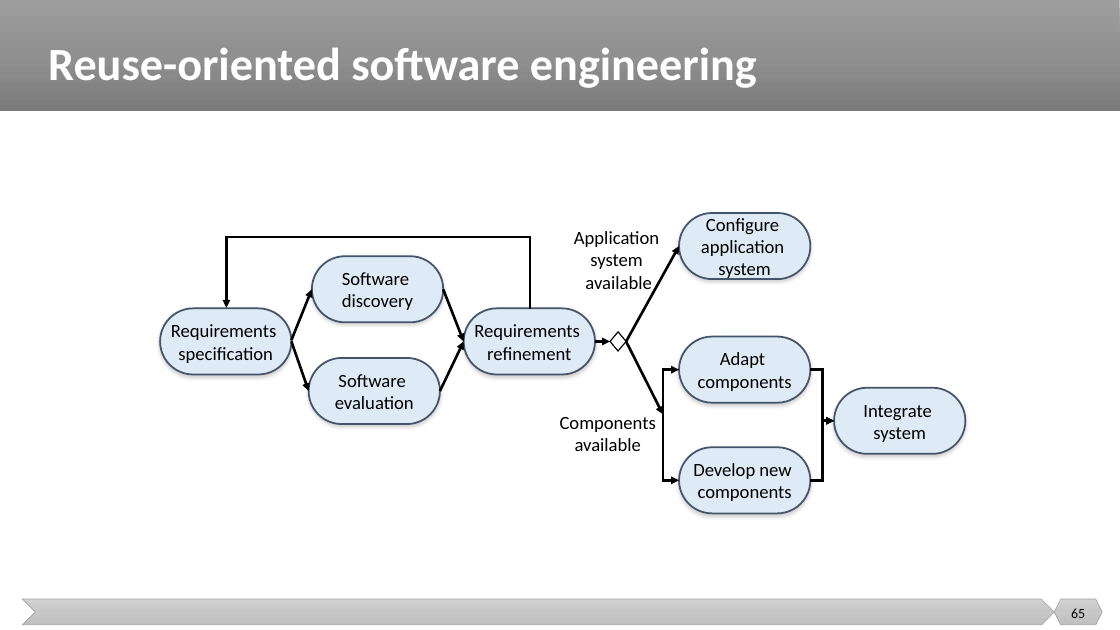
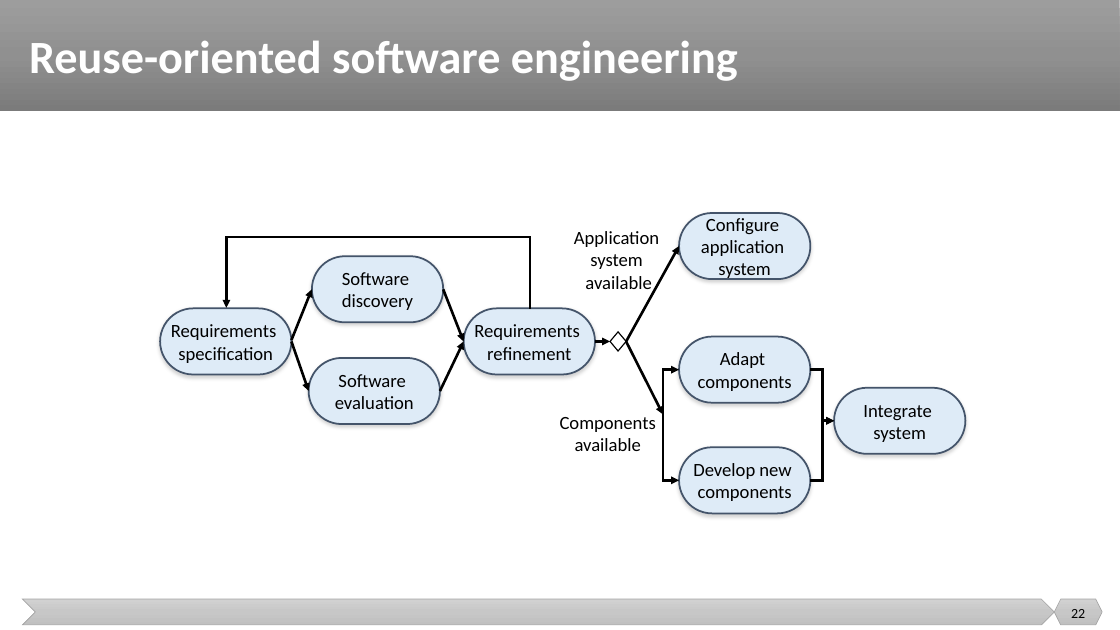
Before and after one commit to malenezi/malenezi, a slide deck: slide 22 of SE423/Lectures/2-Software Engineering/Software Engineering.pptx (slide 65 before the commit). Drawn at 1120x630 pixels with LibreOffice and Linux fonts; fonts in the diff are those of the drawing. Boxes give left, top, right and bottom in pixels: in the first picture for what was removed or moved away, otherwise in the second. Text is boxed around its words. In the diff, an @@ line names an element or a change of style, - is before the commit and + after.

```diff
--- a/SE423/Lectures/2-Software Engineering/Software Engineering.pptx
+++ b/SE423/Lectures/2-Software Engineering/Software Engineering.pptx
@@ title "Reuse-oriented software engineering": place and size @@
-title "Reuse-oriented software engineering" at box(48, 47, 757, 88)
+title "Reuse-oriented software engineering" at box(29, 40, 738, 81)
@@ page number at box(1071, 609, 1085, 618): text changed @@
-65
+22
```
Also in this commit, not shown: 3 other slides changed, 4 slides added, 6 slides removed, 17 other files.
